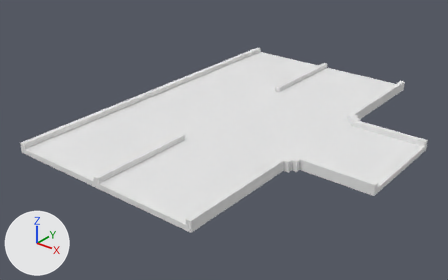
The OBJ model Assets/CityVoxelPack/Assets/roads/tall/Mesh/road13.obj: old version first, new version second.
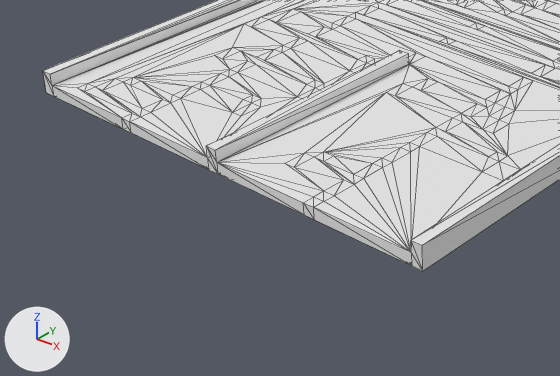
Each version is shown whole from a 50 mm camera at (71.2, -92.3, 51.4) aimed at (2.4, -6.3, -1.9), then close up on the part from 0% to 56% of the width and 40% to 100% of the height. Every picture has the same lights, and +X, +Y and +Z are marked at lower left. The close-ups show mesh edges as thin lines. Where no turn or scale is listed for an object, it has been applied to the vertices. Vertices at the same position are counted once.

The first close-up shows 'road13'.
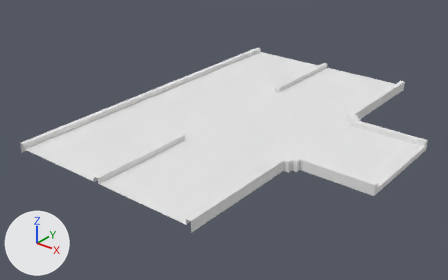
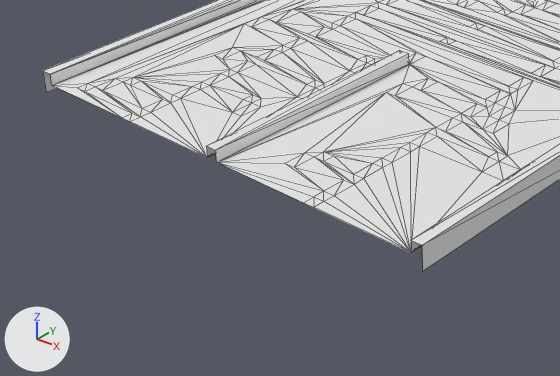
Edits to the bpy script that builds the scene:
```text
Change me_road13:
    used by ob_road13; location = (0.0, 0.0, 0.0)
    remove me_road13.from_pydata(...)  # 1046 vertices, 2088 faces; spans x -20.5..36.5, y -36.5..36.5, z 0.0..2.0
    add me_road13.from_pydata(...)  # 555 vertices, 1060 faces; spans x -20.5..36.5, y -36.5..36.5, z 0.0..2.0
    me_road13 part 1: 491 vertices removed from x -19.5..35.5, y -36.5..36.5, z 0.0
```

What differs and where, as boxes [x1, y1, x2, y2] in the close-ups (560 x 376 px):
part 1 of me_road13, deleted: before [43, 72, 422, 271]
